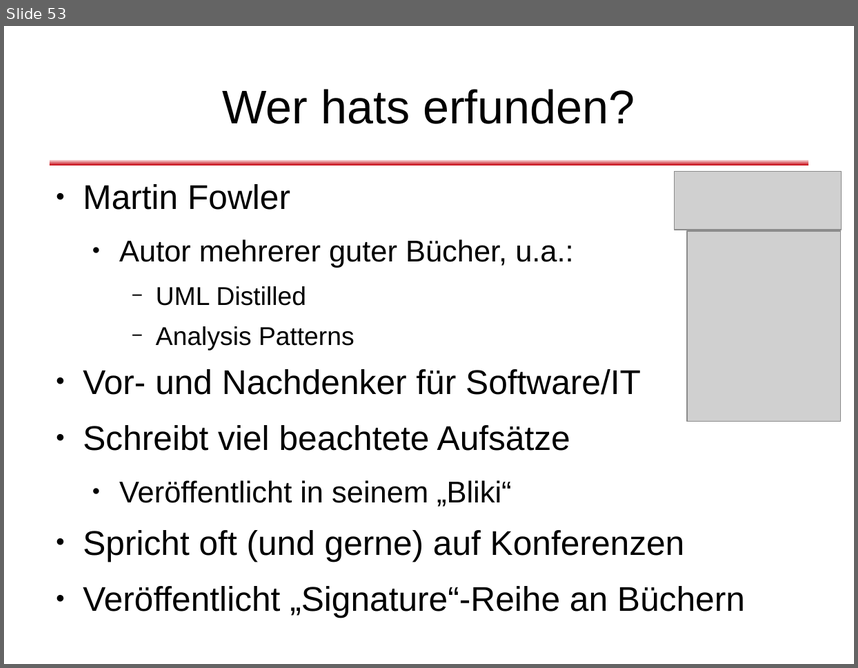
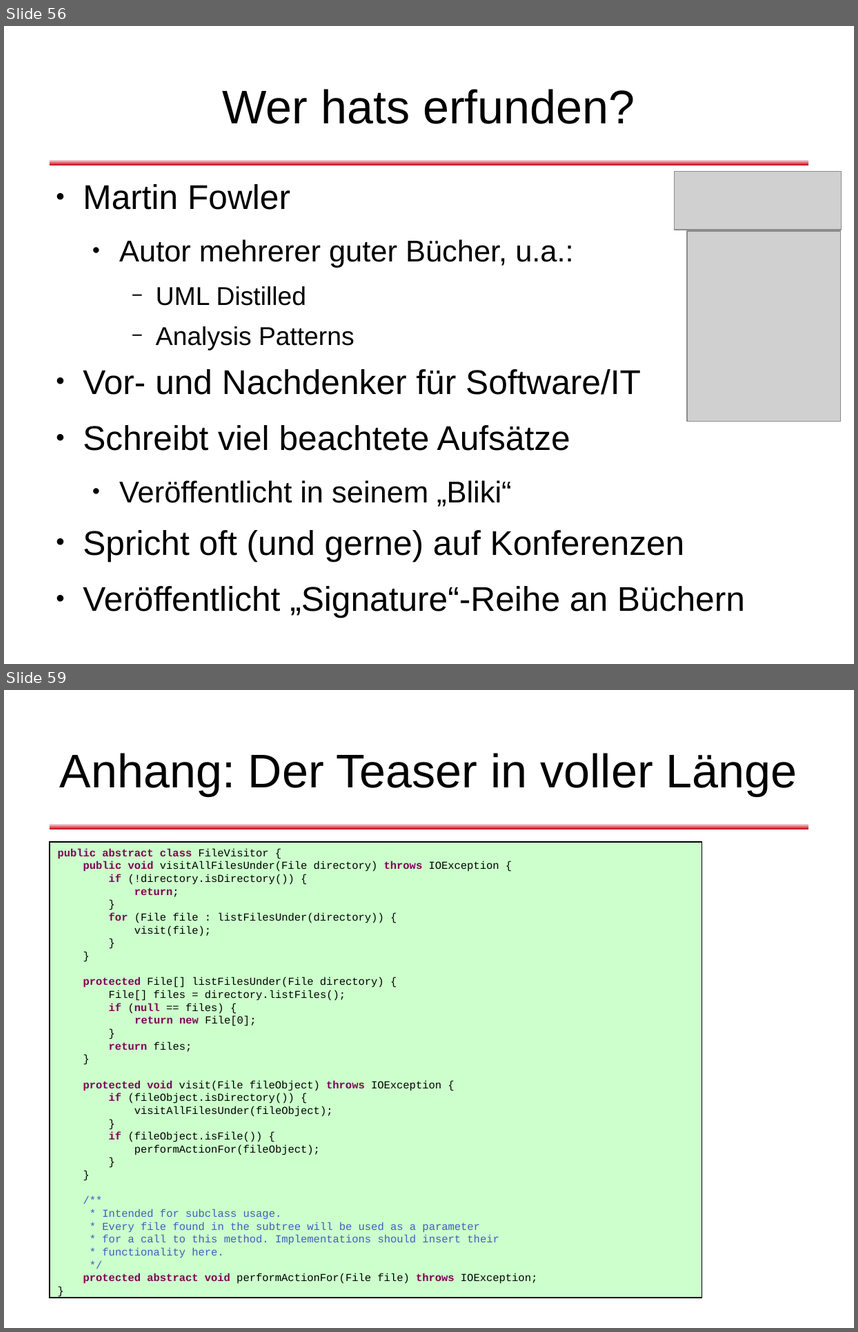
Before and after one commit to dlindner/vorlesung-se2-dhbw, a slide deck: added_2010/Refactoring (2010).odp. Shown one above the other, each under a label of ours: slide 53 before the commit, slides 56 and 59 after it; the slides between them are not shown. The pictures are 858x668 and 858x1332 pixels, drawn with LibreOffice and Linux fonts; fonts in the diff are those of the drawing; grey boxes stand for pictures; background and template pictures are left out. Boxes give left, top, right and bottom in pixels: in the first picture for what was removed or moved away, otherwise in the second. Text is boxed around its words. In the diff, an @@ line names an element or a change of style, - is before the commit and + after.

Commit message:
Teaser Example eingebaut

```diff
--- a/added_2010/Refactoring (2010).odp
+++ b/added_2010/Refactoring (2010).odp
@@ slide 59 added at [4,690,854,1328], background #FFFFFF; not listed: 1 template element that a slide beside it also shows @@
@@ title added at [60,753,797,796], 44 pt, text #000000 @@
+Anhang: Der Teaser in voller Länge
@@ rectangle added at [50,842,702,1298], fill #CCFFCC, outline #000000 0.74 pt, 10 pt, text #000000 @@
+public abstract class FileVisitor {
+public void visitAllFilesUnder(File directory) throws IOException {
+if (!directory.isDirectory()) {
+return;
+}
+for (File file : listFilesUnder(directory)) {
+visit(file);
+}
+}
+protected File[] listFilesUnder(File directory) {
+File[] files = directory.listFiles();
+if (null == files) {
+return new File[0];
+}
+return files;
+}
+protected void visit(File fileObject) throws IOException {
+if (fileObject.isDirectory()) {
+visitAllFilesUnder(fileObject);
+}
+if (fileObject.isFile()) {
+performActionFor(fileObject);
+}
+}
+/**
+* Intended for subclass usage.
+* Every file found in the subtree will be used as a parameter
+* for a call to this method. Implementations should insert their
+* functionality here.
+*/
+protected abstract void performActionFor(File file) throws IOException;
+}
@@ what was slide 53 is now slide 56 @@
```
Also in this commit, not shown: 1 slide changed, 6 other slides added.
